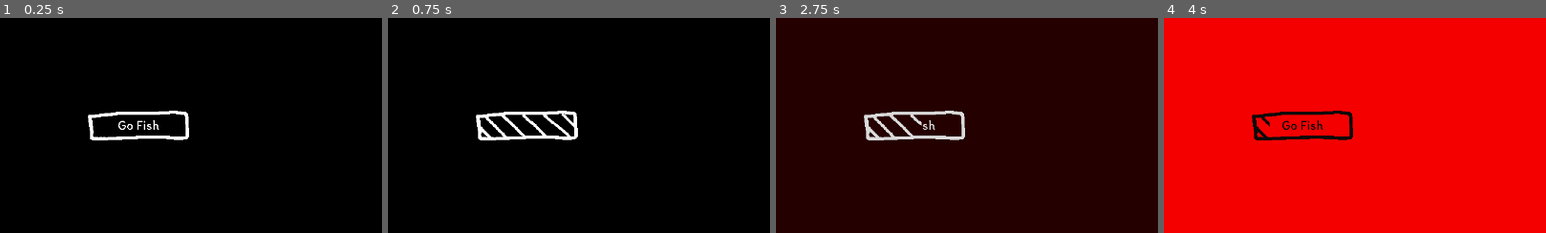
Above: before the commit, frames 1-4 (left to right).
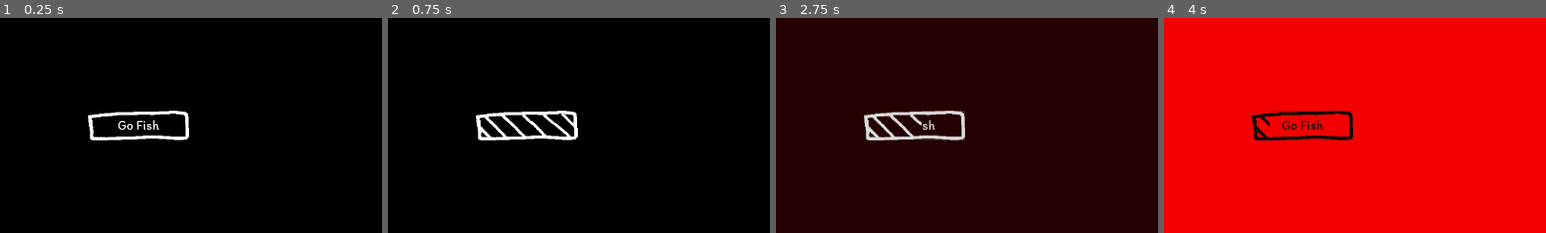
Above: after the commit, the same moments.

Repository: rilifon/A-Fera-Que-Habita-Em-Mim
Game: Godot game, scene res://MainScene.tscn
The game is run twice, just before and just after one commit, with the same random seed, the same clock (stepped at 60 frames per second) and the same inputs.
Inputs (mouse positions are % of the whole screen's width and height, from its top left):
- Up to frame 1 (0.25 s): no input
- Up to frame 2 (0.75 s): click "Go Fish" at 0.5 s
- Up to frame 3 (2.75 s): tap Enter at 1.25 s; move the mouse to (72, 45) at 1.27 s; hold Right (ui_right) 1.28-2.03 s; move the mouse to (30, 55) at 2.02 s; hold Left (ui_left) from 2.03 s (still down)
- Up to frame 4 (4 s): move the mouse to (60, 28) at 2.77 s; release Left (ui_left) at 2.78 s; hold Right (ui_right) from 2.78 s (still down); move the mouse to (45, 70) at 3.52 s
The pictures show only the part of the screen within x 0-50%, y 12-62%; the shares and areas given below are measured in that part.

The runs differ from the first frame. In frame 1, 0.3% of the frame differs, in the area x 23-50%, y 43-57%; in frame 2, 0.3%; in frame 3, 0.3%; in frame 4, 0.5%.

Commit message:
Tweak shader

Diff:
--- a/project/ColorShader.shader
+++ b/project/ColorShader.shader
@@ -4,11 +4,6 @@
 uniform vec4 fg_color : hint_color = vec4(1.0, 1.0, 1.0, 1.0);
 
 void fragment(){
-  vec4 tex_color = texture(SCREEN_TEXTURE, SCREEN_UV);
-  if ((tex_color.r + tex_color.g + tex_color.b)/3.0 >= .5){
-	COLOR = bg_color;
-  }
-  else{
-	COLOR = fg_color;
-  }
+	vec4 tex_color = texture(SCREEN_TEXTURE, SCREEN_UV);
+	COLOR.rgb = mix(fg_color.rgb, bg_color.rgb, tex_color.r);
 }
